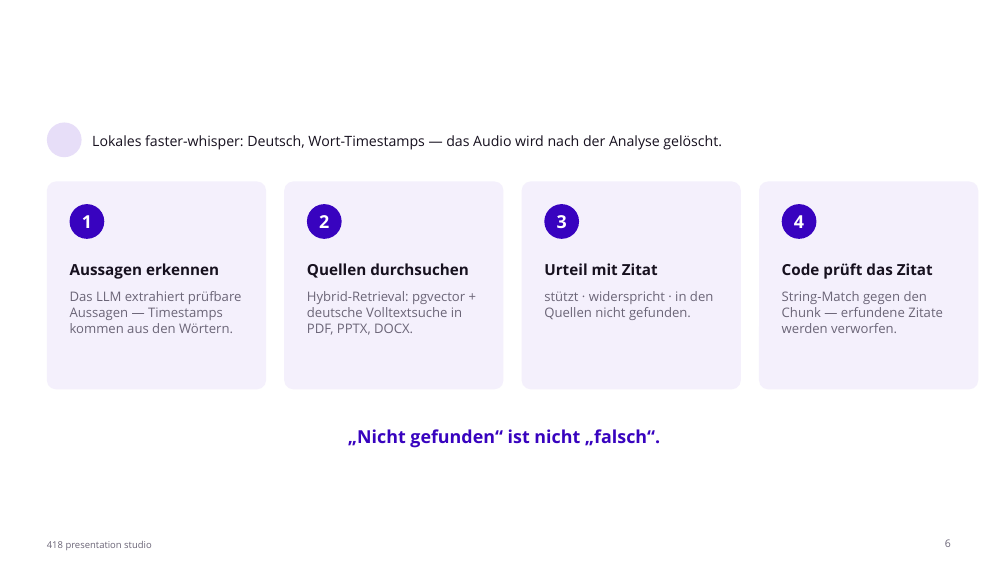
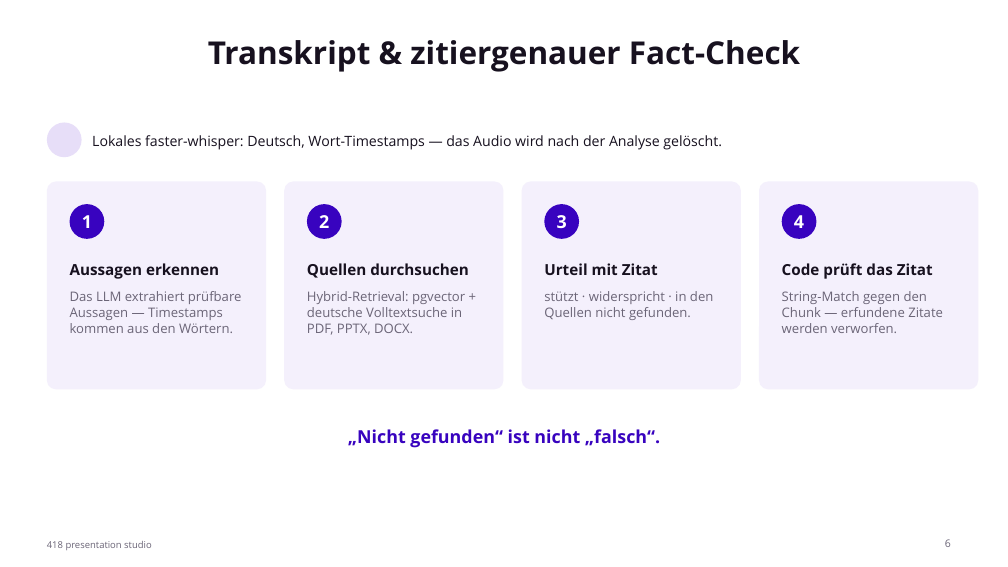
Before and after one commit to johannes3502/hackathon-fulda, a slide deck: slide 6 of pitch/PitchPractice-Pitch.pptx. Drawn at 1008x567 pixels with LibreOffice and Linux fonts; fonts in the diff are those of the drawing; background and template pictures are left out. Boxes give left, top, right and bottom in pixels: in the first picture for what was removed or moved away, otherwise in the second. Text is boxed around its words. In the diff, an @@ line names an element or a change of style, - is before the commit and + after.

```diff
--- a/pitch/PitchPractice-Pitch.pptx
+++ b/pitch/PitchPractice-Pitch.pptx
@@ title added at (208,40,800,72), 30 pt, text #17111F, bold @@
+Transkript & zitiergenauer Fact-Check
```
Also in this commit, not shown: 9 other slides changed, 13 other files.
